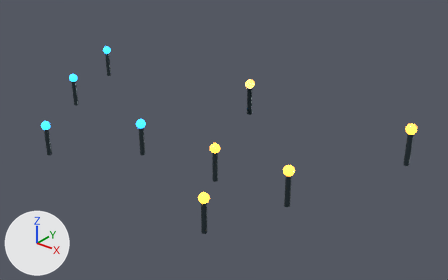
One commit to the glTF model public/aero-system/models/derived/route-beacon-kit/model.glb: the scene before it, then after it.
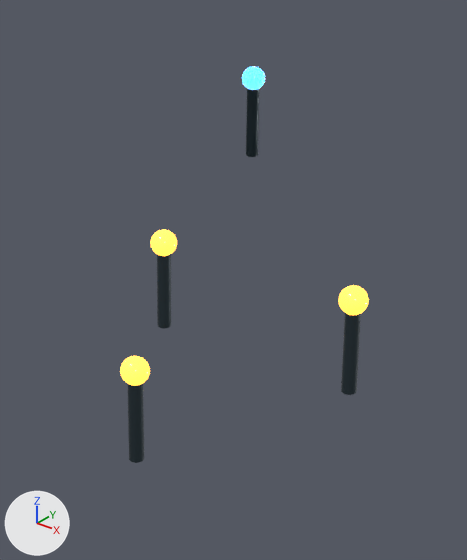
The first picture shows the older version from a 50 mm camera at (3.46, -3.44, 1.83) aimed at (1.0, -0.36, -0.08). The close-ups show the older and then the newer version on the part from 34% to 74% of the width and 19% to 97% of the height of that picture. Only the edits that show in the close-ups are written down. The axes (+X, +Y, +Z) are drawn at lower left. The lights are the same throughout.

Names of what the first close-up shows: 'AI_PM_route_orange_beacon_05', 'AI_PM_route_orange_beacon_06', 'AI_PM_route_orange_beacon_07', 'AI_PM_route_orange_beacon_08', 'AI_PM_route_orange_pylon_05', 'AI_PM_route_orange_pylon_06', 'AI_PM_route_orange_pylon_07', 'AI_PM_route_orange_pylon_08'.
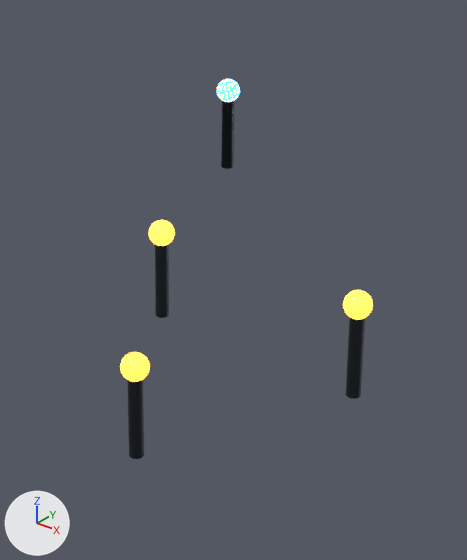
Pixel boxes [x1, y1, x2, y2] of what changed, in the close-ups (467 x 560 px):
'AI_PM_route_orange_pylon_08', recoloured, surface changed, moved
    before: [341, 313, 361, 395]
    after: [345, 317, 365, 399]
'AI_PM_route_orange_pylon_06', recoloured, surface changed, moved
    before: [157, 254, 171, 329]
    after: [155, 244, 169, 318]
'AI_PM_route_orange_pylon_07', recoloured, surface changed, moved
    before: [128, 384, 144, 463]
    after: [127, 380, 144, 459]
'AI_PM_route_orange_beacon_08', moved
    before: [338, 285, 369, 315]
    after: [343, 290, 373, 320]
'AI_PM_route_orange_pylon_05', recoloured, surface changed, moved (not visible afterwards)
    before: [246, 89, 259, 157]
'AI_PM_route_orange_beacon_07', moved
    before: [120, 356, 150, 386]
    after: [120, 352, 150, 382]
'AI_PM_route_orange_beacon_06', moved
    before: [150, 229, 177, 256]
    after: [148, 220, 175, 246]
'AI_PM_route_blue_pylon_04', recoloured, surface changed, moved (not visible before)
    after: [221, 101, 234, 169]
'AI_PM_route_orange_beacon_05', moved
    before: [242, 66, 265, 90]
    after: [217, 79, 240, 102]
'AI_PM_route_blue_beacon_04', moved (not visible before)
    after: [217, 79, 240, 102]

The change, as a list of edits to the scene's bpy script:
```text
Change mat_ai_pm_station_dark_metal:
    remove mat_ai_pm_station_dark_metal.emission_color = (0.0008, 0.0036, 0.0048)  # black #030c0f
    remove mat_ai_pm_station_dark_metal.emission_strength = 1.0
    mat_ai_pm_station_dark_metal.base_color: (0.044, 0.058, 0.068) -> (0.026, 0.036, 0.046)  # greyish blue #3b444a -> dark blue #2d353d
    mat_ai_pm_station_dark_metal.metallic: 0.76 -> 0.82
    mat_ai_pm_station_dark_metal.roughness: 0.3 -> 0.34
Change ob_ai_pm_route_blue_pylon_04:
    ob_ai_pm_route_blue_pylon_04.location: (0.92, 0.04, 0.08) -> (0.86, 0.0, 0.04)
Change ob_ai_pm_route_blue_beacon_04:
    ob_ai_pm_route_blue_beacon_04.location: (0.92, 0.04, 0.2) -> (0.86, 0.0, 0.16)
Change ob_ai_pm_route_orange_pylon_05:
    ob_ai_pm_route_orange_pylon_05.location: (0.92, 0.04, 0.08) -> (0.86, 0.0, 0.04)
Change ob_ai_pm_route_orange_beacon_05:
    ob_ai_pm_route_orange_beacon_05.location: (0.92, 0.04, 0.2) -> (0.86, 0.0, 0.16)
Change ob_ai_pm_route_orange_pylon_06:
    ob_ai_pm_route_orange_pylon_06.location: (1.16, -0.66, -0.1) -> (1.12, -0.62, -0.1)
Change ob_ai_pm_route_orange_beacon_06:
    ob_ai_pm_route_orange_beacon_06.location: (1.16, -0.66, 0.02) -> (1.12, -0.62, 0.02)
Change ob_ai_pm_route_orange_pylon_07:
    ob_ai_pm_route_orange_pylon_07.location: (1.42, -1.08, -0.18) -> (1.42, -1.08, -0.17)
Change ob_ai_pm_route_orange_beacon_07:
    ob_ai_pm_route_orange_beacon_07.location: (1.42, -1.08, -0.06) -> (1.42, -1.08, -0.05)
Change ob_ai_pm_route_orange_pylon_08:
    ob_ai_pm_route_orange_pylon_08.location: (1.78, -0.74, -0.02) -> (1.78, -0.72, -0.04)
Change ob_ai_pm_route_orange_beacon_08:
    ob_ai_pm_route_orange_beacon_08.location: (1.78, -0.74, 0.1) -> (1.78, -0.72, 0.08)
```
